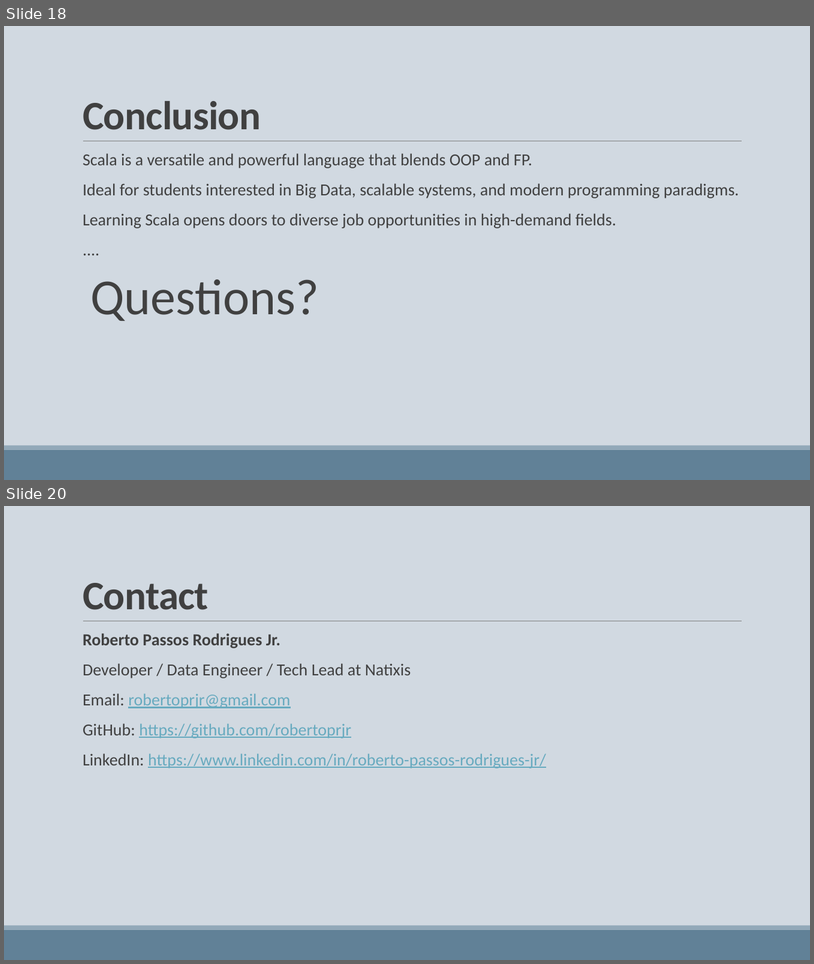
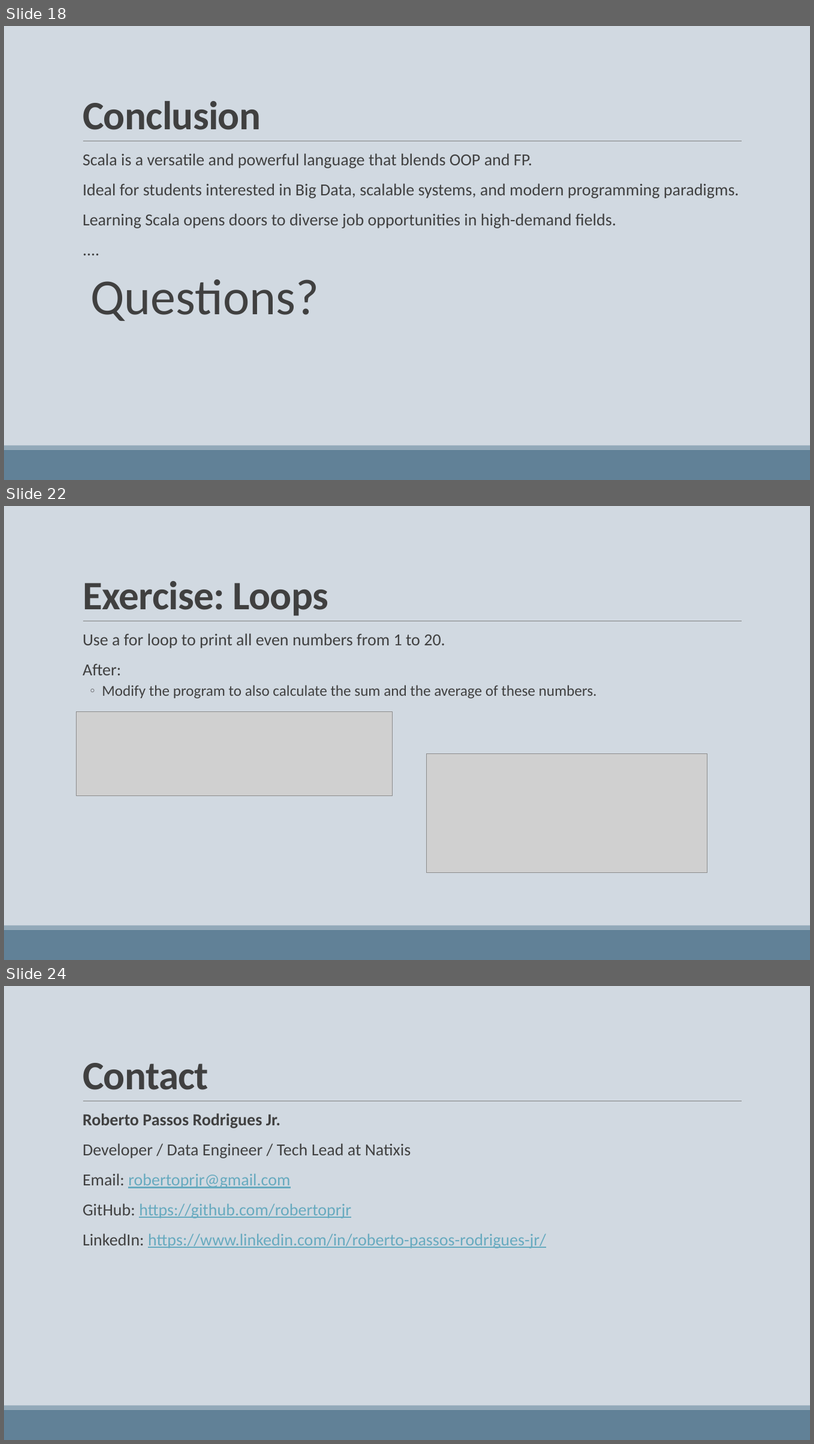
Before and after one commit to robertoprjr/presentations, a slide deck: scala_2x.pptx. Shown one above the other, each under a label of ours: slides 18 and 20 before the commit, slides 18, 22 and 24 after it; the slides between them are not shown. The pictures are 814x964 and 814x1444 pixels, drawn with LibreOffice and Linux fonts; fonts in the diff are those of the drawing; grey boxes stand for pictures. Boxes give left, top, right and bottom in pixels: in the first picture for what was removed or moved away, otherwise in the second. Text is boxed around its words. In the diff, an @@ line names an element or a change of style, - is before the commit and + after.

```diff
--- a/scala_2x.pptx
+++ b/scala_2x.pptx
@@ slide 22 added at <box>4,506,810,960</box>, background #D1D9E1; not listed: 3 template elements that a slide beside it also shows @@
@@ title added at <box>83,581,329,616</box>, 48 pt, text #404040, bold @@
+Exercise: Loops
@@ text added at <box>83,633,597,699</box>, 18 pt, text #404040 @@
+  Use a for loop to print all even numbers from 1 to 20.
+  After:
+  ◦ Modify the program to also calculate the sum and the average of these numbers.
@@ picture added at <box>77,712,393,796</box> @@
@@ picture added at <box>427,753,708,873</box> @@
@@ what was slide 20 is now slide 24 @@
```
Also in this commit, not shown: 1 slide changed, 3 other slides added, 1 other file.
